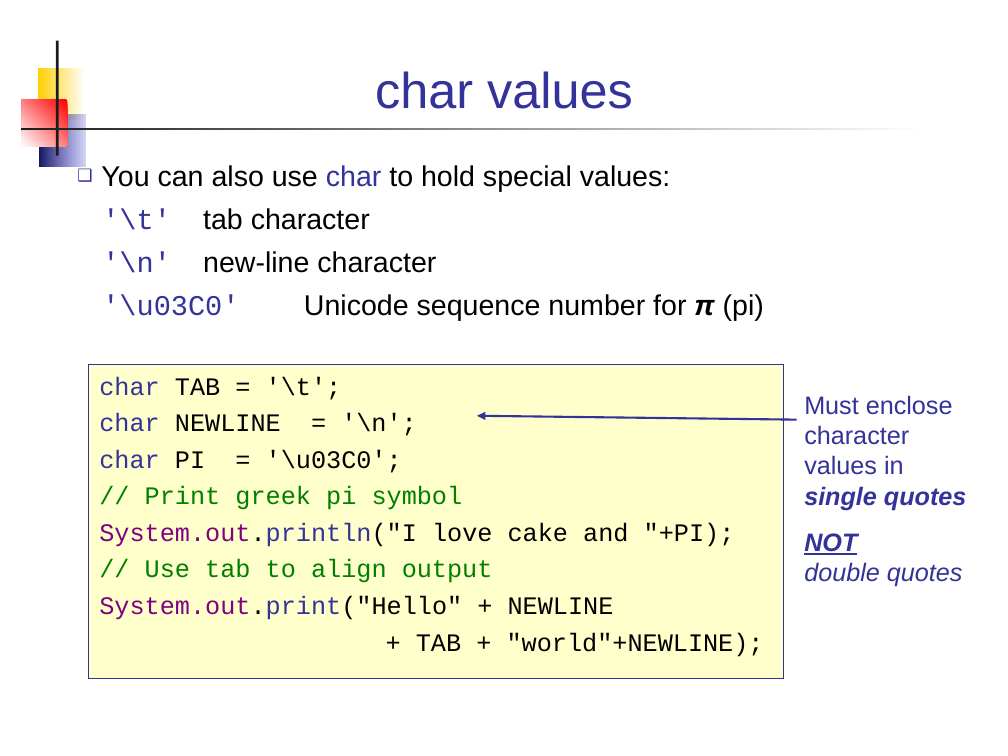
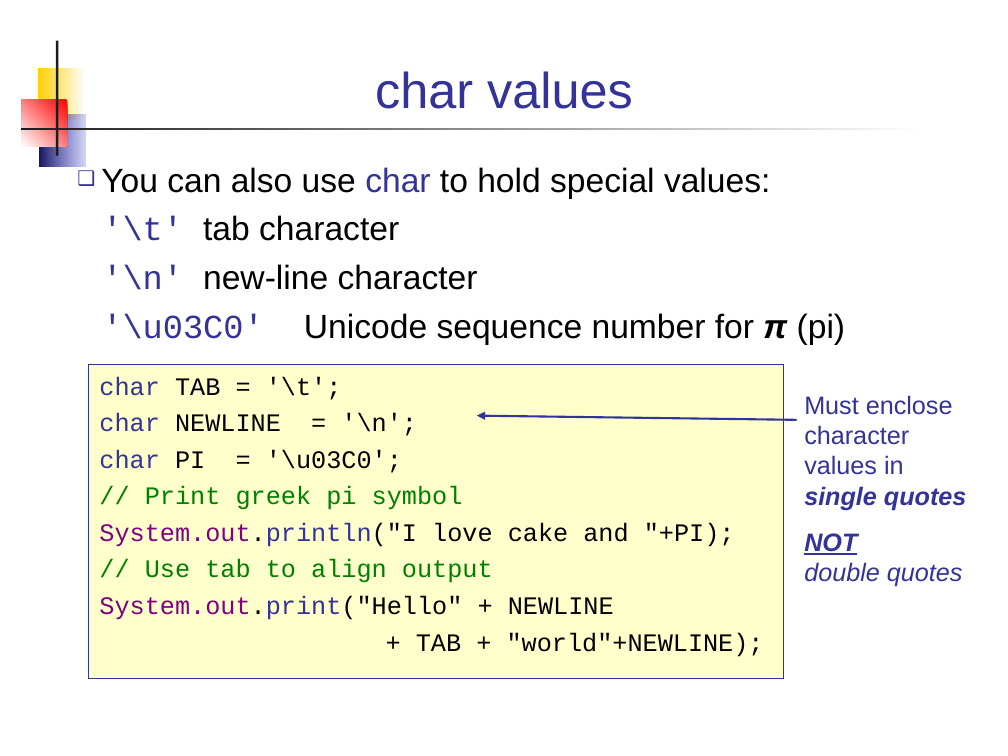
Before and after one commit to cpske/programming1, a slide deck: slide 24 of week2/3-Primitive-Datatypes.ppt (slide 22 before the commit). Drawn at 1008x756 pixels with LibreOffice and Linux fonts; fonts in the diff are those of the drawing. Boxes give left, top, right and bottom in pixels: in the first picture for what was removed or moved away, otherwise in the second. Text is boxed around its words. In the diff, an @@ line names an element or a change of style, - is before the commit and + after.

```diff
--- a/week2/3-Primitive-Datatypes.ppt
+++ b/week2/3-Primitive-Datatypes.ppt
@@ text "You can also use char ..." at <box>101,167,846,345</box>: size 20.4 to 24 pt @@
```
Also in this commit, not shown: 7 other slides changed, 2 slides added, 3 other files.
